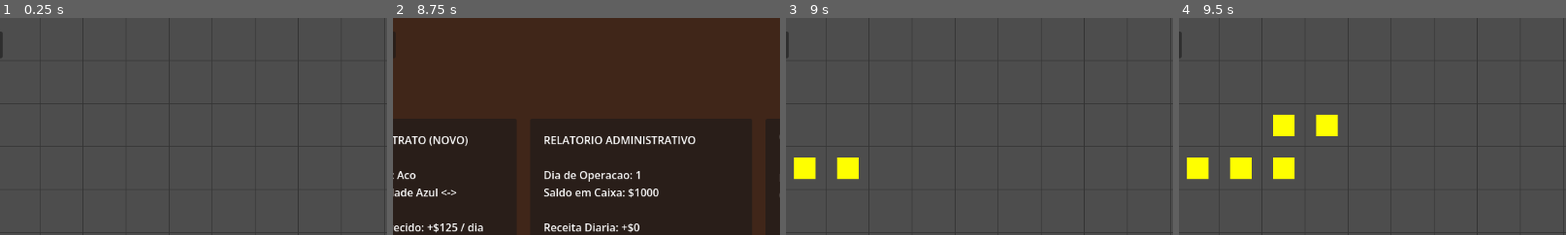
Above: before the commit, frames 1-4 (left to right).
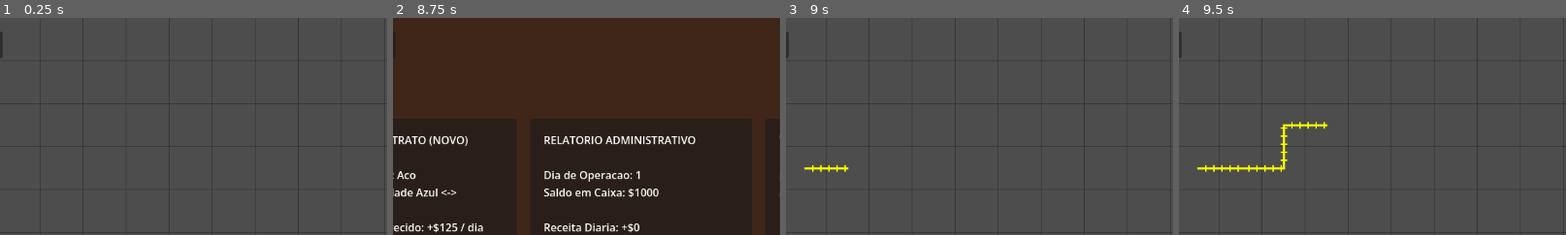
Above: after the commit, the same moments.

Repository: jonathanhenriques/Entregas_Ferroviarias
Game: Godot game, scene res://Main.tscn
Same seed, same stepped clock (60 frames per second), same inputs: the game is played once before the commit and once after it. The project has no main scene, so this scene is started directly.
Inputs (mouse positions are % of the whole screen's width and height, from its top left):
- Up to frame 1 (0.25 s): no input
- Up to frame 2 (8.75 s): click "Ir para a Mesa ->" at 0.5 s; click "<- Voltar ao Mapa" at 1.25 s; click "Ir para a Mesa ->" at 2 s; click "<- Voltar ao Mapa" at 2.75 s; click "Ir para a Mesa ->" at 3.5 s; click "<- Voltar ao Mapa" at 4.25 s; tap Enter (ui_accept) at 5, 5.27, 5.75, 6.5, 7.25, 8, 8.27 s; move the mouse to (72, 45) at 5.02 s; click (72, 45) at 5.17 s; drag from (30, 55) to (45, 70) at 5.77 s; move the mouse to (60, 28) at 6.52 s; click (60, 28) at 6.67 s; drag from (45, 70) to (20, 35) at 7.27 s; move the mouse to (80, 65) at 8.02 s; click (80, 65) at 8.17 s
- Up to frame 3 (9 s): tap Enter (ui_accept) at 8.75 s; drag from (20, 35) to (35, 25) at 8.77 s
- Up to frame 4 (9.5 s): no input
The pictures show only the part of the screen within x 17-67%, y 0-50%; the shares and areas given below are measured in that part.

Frames 1-2 are identical in both runs. In frame 3, 1.2% of the frame differs, in the area x 2-19%, y 64-75%; in frame 4, 3.1%, in the area x 2-42%, y 44-75%.

Commit message:
Alteracao no visual e no custo da criacao dos trilhos

Diff:
--- a/mapview.gd
+++ b/mapview.gd
@@ -15,7 +15,8 @@
 var drag_start: Vector2i
 var drag_current: Vector2i
 var tentative_path: Array[Vector2i] = []
-var confirmed_path: Array[Vector2i] = []
+
+var confirmed_routes: Array = []
 
 var validation_panel: Panel
 var info_label: Label
@@ -47,26 +48,26 @@
 
 	validation_panel = Panel.new()
 	validation_panel.position = Vector2(800, 50)
-	validation_panel.size = Vector2(300, 350) # AUMENTADO para resolver sobreposicao
+	validation_panel.size = Vector2(300, 350)
 	validation_panel.visible = false
 	add_child(validation_panel)
 
 	info_label = Label.new()
 	info_label.position = Vector2(15, 15)
-	info_label.size = Vector2(270, 270) # AUMENTADO para dar mais espaco ao texto
+	info_label.size = Vector2(270, 270)
 	info_label.autowrap_mode = TextServer.AUTOWRAP_WORD_SMART
 	validation_panel.add_child(info_label)
 
 	btn_accept = Button.new()
 	btn_accept.text = "Aprovar Rota"
-	btn_accept.position = Vector2(15, 290) # DESCIDO para evitar o texto
+	btn_accept.position = Vector2(15, 290)
 	btn_accept.size = Vector2(130, 40)
 	btn_accept.pressed.connect(_on_accept_pressed)
 	validation_panel.add_child(btn_accept)
 
 	btn_reject = Button.new()
 	btn_reject.text = "Cancelar"
-	btn_reject.position = Vector2(155, 290) # DESCIDO para evitar o texto
+	btn_reject.position = Vector2(155, 290)
 	btn_reject.size = Vector2(130, 40)
 	btn_reject.pressed.connect(_on_reject_pressed)
 	validation_panel.add_child(btn_reject)
@@ -95,11 +96,32 @@
 					queue_redraw()
 
 		elif event.button_index == MOUSE_BUTTON_RIGHT and event.is_pressed():
-			tentative_path.clear()
-			confirmed_path.clear()
-			GameManager.daily_maintenance = 0
-			GameManager.has_active_route = false
-			queue_redraw()
+			var cell = _get_cell_under_mouse(event.position)
+			var deleted_something = false
+
+			if tentative_path.has(cell):
+				tentative_path.clear()
+				deleted_something = true
+			else:
+				for i in range(confirmed_routes.size() - 1, -1, -1):
+					if confirmed_routes[i].has(cell):
+						var route_length = confirmed_routes[i].size()
+
+						# CALCULO DO REEMBOLSO E ABATIMENTO DE MANUTENCAO
+						var maint_cost = route_length * MAINTENANCE_PER_KM
+						var build_refund = route_length * COST_PER_KM
+
+						GameManager.daily_maintenance -= maint_cost
+						GameManager.money += build_refund # Devolve o dinheiro pro caixa!
+
+						confirmed_routes.remove_at(i)
+						deleted_something = true
+						break
+
+			if deleted_something:
+				if confirmed_routes.size() == 0:
+					GameManager.has_active_route = false
+				queue_redraw()
 
 	elif event is InputEventMouseMotion and is_dragging:
 		var cell = _get_cell_under_mouse(event.position)
@@ -141,7 +163,7 @@
 		GameManager.money -= temp_cost
 		GameManager.daily_maintenance += temp_maintenance
 
-		confirmed_path.append_array(tentative_path)
+		confirmed_routes.append(tentative_path.duplicate())
 		tentative_path.clear()
 
 		GameManager.has_active_route = true
@@ -164,10 +186,46 @@
 	for y in range(GRID_HEIGHT + 1):
 		draw_line(Vector2(0, y * TILE_SIZE), Vector2(GRID_WIDTH * TILE_SIZE, y * TILE_SIZE), Color(0.2, 0.2, 0.2), 1.0)
 
-	for cell in confirmed_path:
-		draw_rect(Rect2(cell.x * TILE_SIZE + 16, cell.y * TILE_SIZE + 16, 32, 32), Color.DARK_GREEN)
-	for cell in tentative_path:
-		draw_rect(Rect2(cell.x * TILE_SIZE + 16, cell.y * TILE_SIZE + 16, 32, 32), Color.YELLOW)
+	# Passa true para is_preview se for amarelo, false se for o trilho aprovado
+	for route in confirmed_routes:
+		_draw_custom_track(route, false)
+
+	_draw_custom_track(tentative_path, true)
 
 	draw_rect(Rect2(city_a.x * TILE_SIZE, city_a.y * TILE_SIZE, TILE_SIZE, TILE_SIZE), Color.DODGER_BLUE)
 	draw_rect(Rect2(city_b.x * TILE_SIZE, city_b.y * TILE_SIZE, TILE_SIZE, TILE_SIZE), Color.CRIMSON)
+
+# Funcao de desenho vetorial REFINADA para simular linha fina
+func _draw_custom_track(path: Array, is_preview: bool) -> void:
+	if path.size() == 0: return
+
+	# Cores baseadas no estado da rota
+	var line_color = Color.YELLOW if is_preview else Color.BLACK
+	var line_width = 2.0 # Linha bem fina, como na referencia
+
+	if path.size() == 1:
+		draw_circle(Vector2(path[0].x * TILE_SIZE + TILE_SIZE/2.0, path[0].y * TILE_SIZE + TILE_SIZE/2.0), 4.0, line_color)
+		return
+
+	var points = PackedVector2Array()
+	for cell in path:
+		points.append(Vector2(cell.x * TILE_SIZE + TILE_SIZE/2.0, cell.y * TILE_SIZE + TILE_SIZE/2.0))
+
+	# Desenha a linha central fina
+	draw_polyline(points, line_color, line_width, true)
+
+	# Desenha os tracinhos (dormentes)
+	for i in range(points.size() - 1):
+		var p1 = points[i]
+		var p2 = points[i+1]
+		var dir = (p2 - p1).normalized()
+		var normal = Vector2(-dir.y, dir.x)
+
+		var segment_length = p1.distance_to(p2)
+		var spacing = 12.0 # Distancia entre um tracinho e outro
+		var num_ties = int(segment_length / spacing)
+
+		for j in range(1, num_ties + 1):
+			var tie_center = p1 + dir * (j * spacing)
+			# Tracinhos curtos (5 pixels para cada lado) e finos
+			draw_line(tie_center - normal * 5, tie_center + normal * 5, line_color, line_width)
